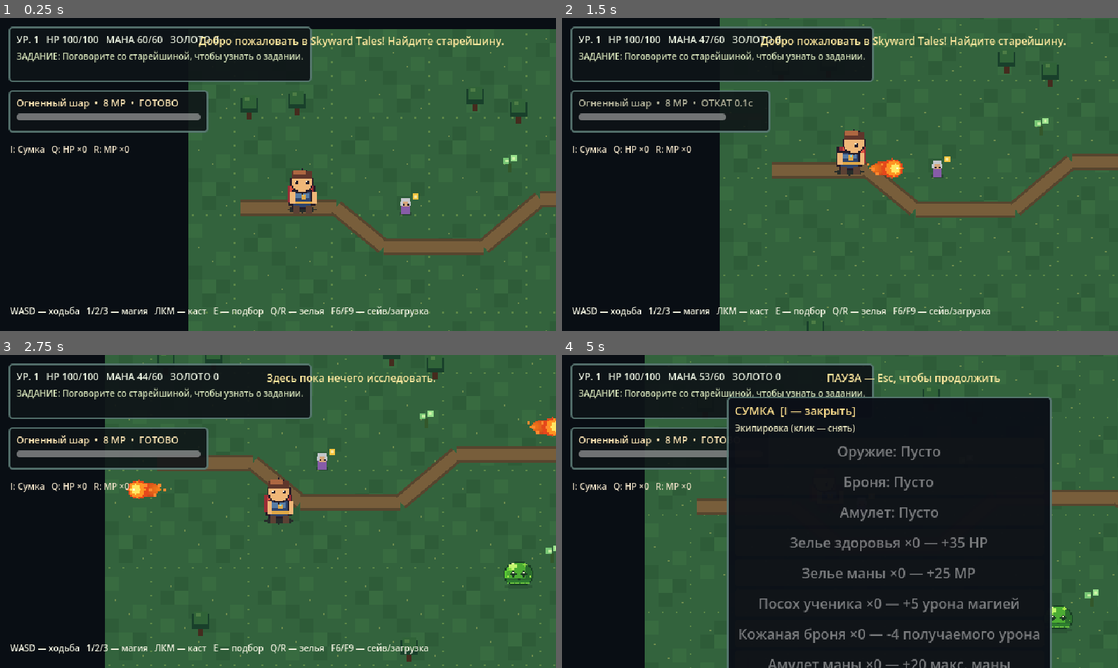
Above: before the commit, frames 1-4 (two rows, left to right).
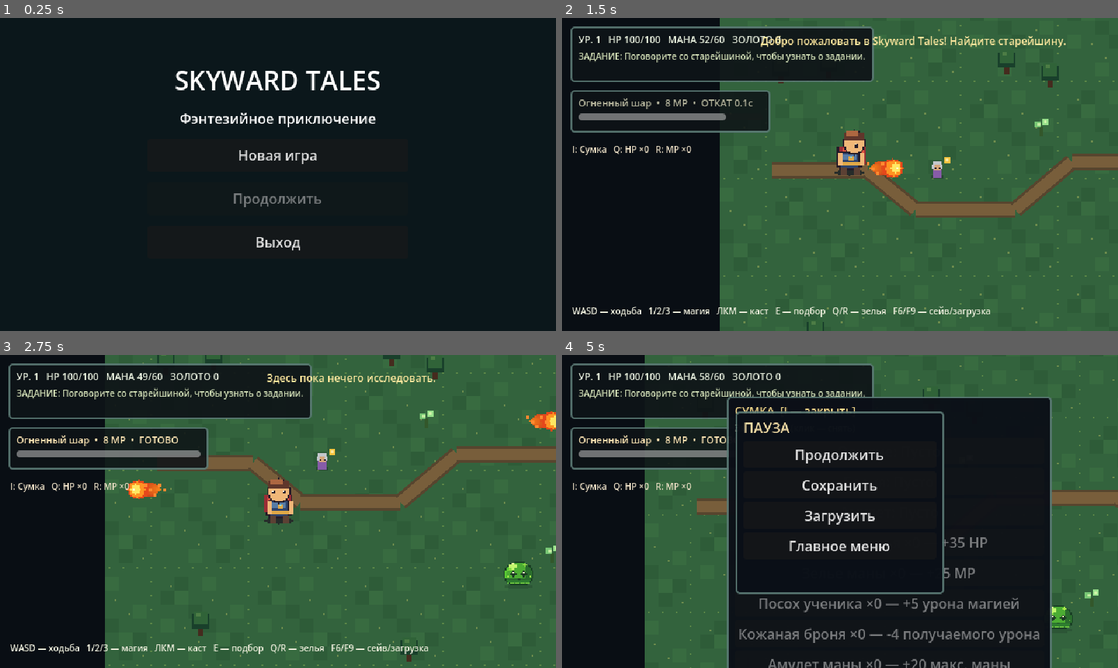
Above: after the commit, the same moments.

Repository: DoctorStrangeSH/Skyward-Tales
Game: Godot game, scene res://scenes/title_menu.tscn
Two runs of this game, one before a commit and one after it. Both use one fixed random seed, a clock stepped at 60 frames per second and the inputs below. Before the commit the project starts from res://scenes/main.tscn.
Inputs (mouse positions are in pixels of both pictures, inside the frame that each line leads up to):
- Up to frame 1 (0.25 s): no input
- Up to frame 2 (1.5 s): click (840, 155) at 0.5 s, where only the run after the commit has a clickable "Новая игра"; tap Enter at 1.25 s; move the mouse to (962, 158) at 1.27 s; press the mouse at (962, 158) at 1.28 s; hold D (move_right) from 1.28 s (still down)
- Up to frame 3 (2.75 s): move the mouse to (166, 527) at 2.02 s; release D (move_right) at 2.03 s; release the mouse at (166, 527) at 2.03 s; hold S (move_down) from 2.03 s (still down); tap E (interact) at 2.1 s; click (166, 527) at 2.17 s
- Up to frame 4 (5 s): move the mouse to (895, 442) at 2.77 s; release S (move_down) at 2.78 s; hold D (move_right) 2.78-3.53 s; tap I at 2.85 s; click (895, 442) at 2.92 s; move the mouse to (812, 574) at 3.52 s; hold W (move_up) 3.53-4.28 s; tap Q at 3.6 s; click (812, 574) at 3.67 s; move the mouse to (1006, 558) at 4.27 s; hold A (move_left) from 4.28 s (still down); tap R at 4.35 s; click (1006, 558) at 4.42 s; tap Escape (pause) at 4.9 s

The runs differ from the first frame. In frame 1, 64% of the frame differs, in the area x 1-100%, y 2-100%; in frame 2, 0.8%; in frame 3, 0.3%; in frame 4, 3.7%.

Commit message:
feat: title menu with continue, pause save/load and return to menu

Diff:
--- a/project.godot
+++ b/project.godot
@@ -2,7 +2,7 @@
 
 [application]
 config/name="Skyward Tales"
-run/main_scene="res://scenes/main.tscn"
+run/main_scene="res://scenes/title_menu.tscn"
 config/features=PackedStringArray("4.7", "GL Compatibility")
 
 [display]
--- /dev/null
+++ b/scenes/title_menu.tscn
@@ -0,0 +1,12 @@
+[gd_scene load_steps=2 format=3]
+
+[ext_resource type="Script" path="res://scripts/title_menu.gd" id="1_menu"]
+
+[node name="TitleMenu" type="Control"]
+layout_mode = 3
+anchors_preset = 15
+anchor_right = 1.0
+anchor_bottom = 1.0
+grow_horizontal = 2
+grow_vertical = 2
+script = ExtResource("1_menu")
--- a/scripts/hud.gd
+++ b/scripts/hud.gd
@@ -16,6 +16,10 @@
 var inventory_open: bool = false
 signal inventory_use_requested(item_id: String)
 signal inventory_unequip_requested(slot: String)
+signal pause_save_requested
+signal pause_load_requested
+signal pause_menu_requested
+var pause_panel: PanelContainer
 var message_time: float = 0.0
 var dialogue_visible: bool = false
 
@@ -95,6 +99,21 @@
 	contents.add_child(inventory_list)
 	inventory_panel.visible = false
 
+	pause_panel = PanelContainer.new()
+	pause_panel.position = Vector2(200, 65)
+	pause_panel.custom_minimum_size = Vector2(240, 210)
+	pause_panel.mouse_filter = Control.MOUSE_FILTER_STOP
+	pause_panel.add_theme_stylebox_override("panel", _panel_style(Color(0.04, 0.06, 0.09, 0.98)))
+	root.add_child(pause_panel)
+	var pause_box := VBoxContainer.new()
+	pause_panel.add_child(pause_box)
+	pause_box.add_child(_make_label("ПАУЗА", 16, Color(0.96, 0.87, 0.65)))
+	_pause_button(pause_box, "Продолжить", func() -> void: _set_paused(false))
+	_pause_button(pause_box, "Сохранить", func() -> void: pause_save_requested.emit())
+	_pause_button(pause_box, "Загрузить", func() -> void: pause_load_requested.emit())
+	_pause_button(pause_box, "Главное меню", func() -> void: pause_menu_requested.emit())
+	pause_panel.visible = false
+
 	dialogue_panel = PanelContainer.new()
 	dialogue_panel.position = Vector2(140, 246)
 	dialogue_panel.custom_minimum_size = Vector2(360, 100)
@@ -115,10 +134,19 @@
 
 func _unhandled_input(event: InputEvent) -> void:
 	if event.is_action_pressed("pause"):
-		var paused := not get_tree().paused
-		get_tree().paused = paused
-		show_message("ПАУЗА — Esc, чтобы продолжить" if paused else "Продолжаем приключение", 2.0)
+		_set_paused(not get_tree().paused)
 		get_viewport().set_input_as_handled()
+
+func _pause_button(parent: VBoxContainer, label: String, callback: Callable) -> void:
+	var button := Button.new()
+	button.text = label
+	button.mouse_filter = Control.MOUSE_FILTER_STOP
+	button.pressed.connect(callback)
+	parent.add_child(button)
+
+func _set_paused(paused: bool) -> void:
+	get_tree().paused = paused
+	pause_panel.visible = paused
 
 func toggle_inventory(player: PlayerCharacter) -> void:
 	inventory_open = not inventory_open
--- a/scripts/main.gd
+++ b/scripts/main.gd
@@ -33,6 +33,9 @@
 	add_child(hud)
 	hud.inventory_use_requested.connect(_on_inventory_use)
 	hud.inventory_unequip_requested.connect(_on_inventory_unequip)
+	hud.pause_save_requested.connect(save_game)
+	hud.pause_load_requested.connect(load_game)
+	hud.pause_menu_requested.connect(_go_to_title)
 
 	_spawn_elder()
 	_spawn_herb(Vector2(370, 155))
@@ -42,7 +45,11 @@
 	_spawn_slime(Vector2(790, 300))
 	_spawn_slime(Vector2(990, 250))
 
-	hud.show_message("Добро пожаловать в Skyward Tales! Найдите старейшину.", 5.0)
+	if get_tree().has_meta("skyward_continue") and bool(get_tree().get_meta("skyward_continue")):
+		get_tree().remove_meta("skyward_continue")
+		load_game()
+	else:
+		hud.show_message("Добро пожаловать в Skyward Tales! Найдите старейшину.", 5.0)
 	_refresh_hud()
 
 func _load_spell_definitions() -> void:
@@ -381,3 +388,7 @@
 	_refresh_hud()
 	hud.show_message("Прогресс загружен!", 2.0)
 	return true
+
+func _go_to_title() -> void:
+	get_tree().paused = false
+	get_tree().change_scene_to_file("res://scenes/title_menu.tscn")
--- /dev/null
+++ b/scripts/title_menu.gd
@@ -0,0 +1,56 @@
+extends Control
+
+const GAME_SCENE: String = "res://scenes/main.tscn"
+
+var continue_button: Button
+
+func _ready() -> void:
+	get_tree().paused = false
+	_set_menu_background()
+	var center := CenterContainer.new()
+	center.set_anchors_and_offsets_preset(Control.PRESET_FULL_RECT)
+	add_child(center)
+	var column := VBoxContainer.new()
+	column.custom_minimum_size = Vector2(300, 260)
+	column.add_theme_constant_override("separation", 12)
+	center.add_child(column)
+	var heading := Label.new()
+	heading.text = "SKYWARD TALES"
+	heading.horizontal_alignment = HORIZONTAL_ALIGNMENT_CENTER
+	heading.add_theme_font_size_override("font_size", 30)
+	column.add_child(heading)
+	var caption := Label.new()
+	caption.text = "Фэнтезийное приключение"
+	caption.horizontal_alignment = HORIZONTAL_ALIGNMENT_CENTER
+	column.add_child(caption)
+	_add_button(column, "Новая игра", _start_new)
+	continue_button = _add_button(column, "Продолжить", _continue_game)
+	continue_button.disabled = SaveSystem.load_snapshot().is_empty()
+	_add_button(column, "Выход", _exit_game)
+
+func _set_menu_background() -> void:
+	var bg := ColorRect.new()
+	bg.color = Color(0.045, 0.09, 0.105)
+	bg.set_anchors_and_offsets_preset(Control.PRESET_FULL_RECT)
+	add_child(bg)
+
+func _add_button(parent: VBoxContainer, label: String, callback: Callable) -> Button:
+	var button := Button.new()
+	button.text = label
+	button.custom_minimum_size = Vector2(260, 38)
+	button.pressed.connect(callback)
+	parent.add_child(button)
+	return button
+
+func _start_new() -> void:
+	get_tree().set_meta("skyward_continue", false)
+	get_tree().change_scene_to_file(GAME_SCENE)
+
+func _continue_game() -> void:
+	if SaveSystem.load_snapshot().is_empty():
+		return
+	get_tree().set_meta("skyward_continue", true)
+	get_tree().change_scene_to_file(GAME_SCENE)
+
+func _exit_game() -> void:
+	get_tree().quit()
Not shown, changed: docs/AI_HANDOFF.md
Not shown, changed: docs/ROADMAP.md
